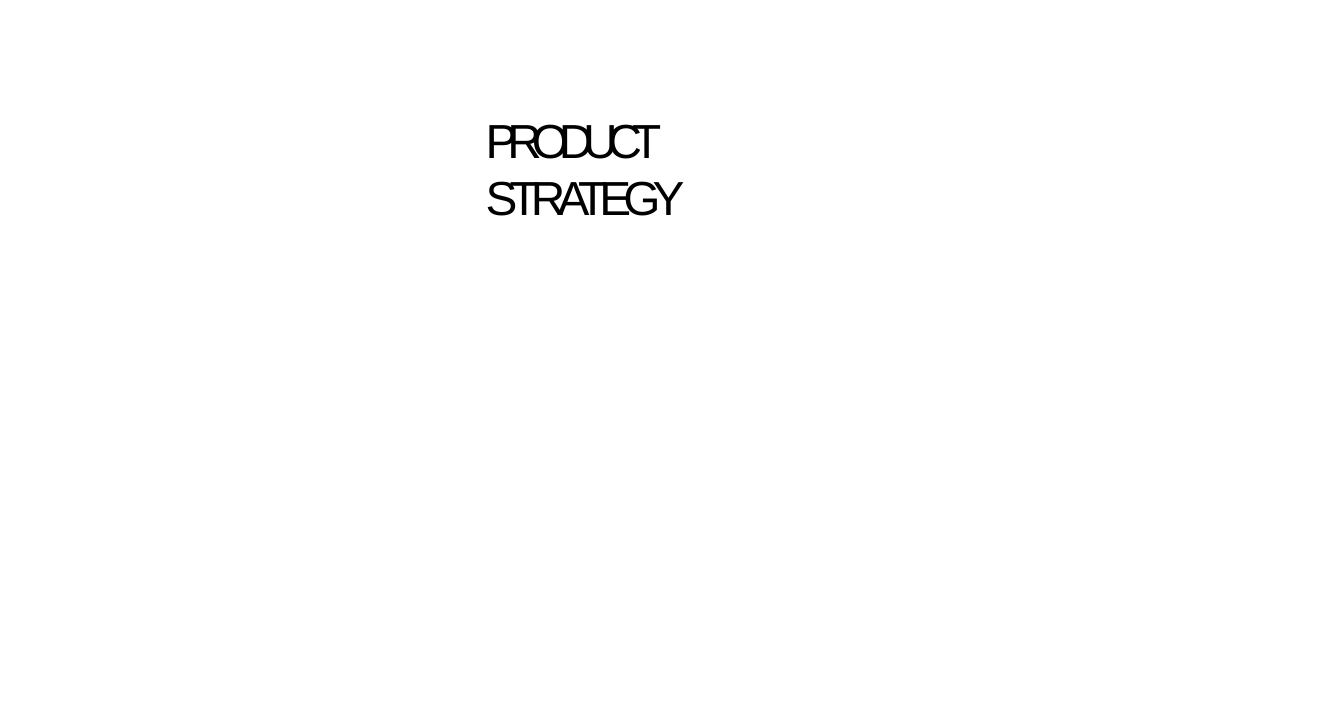
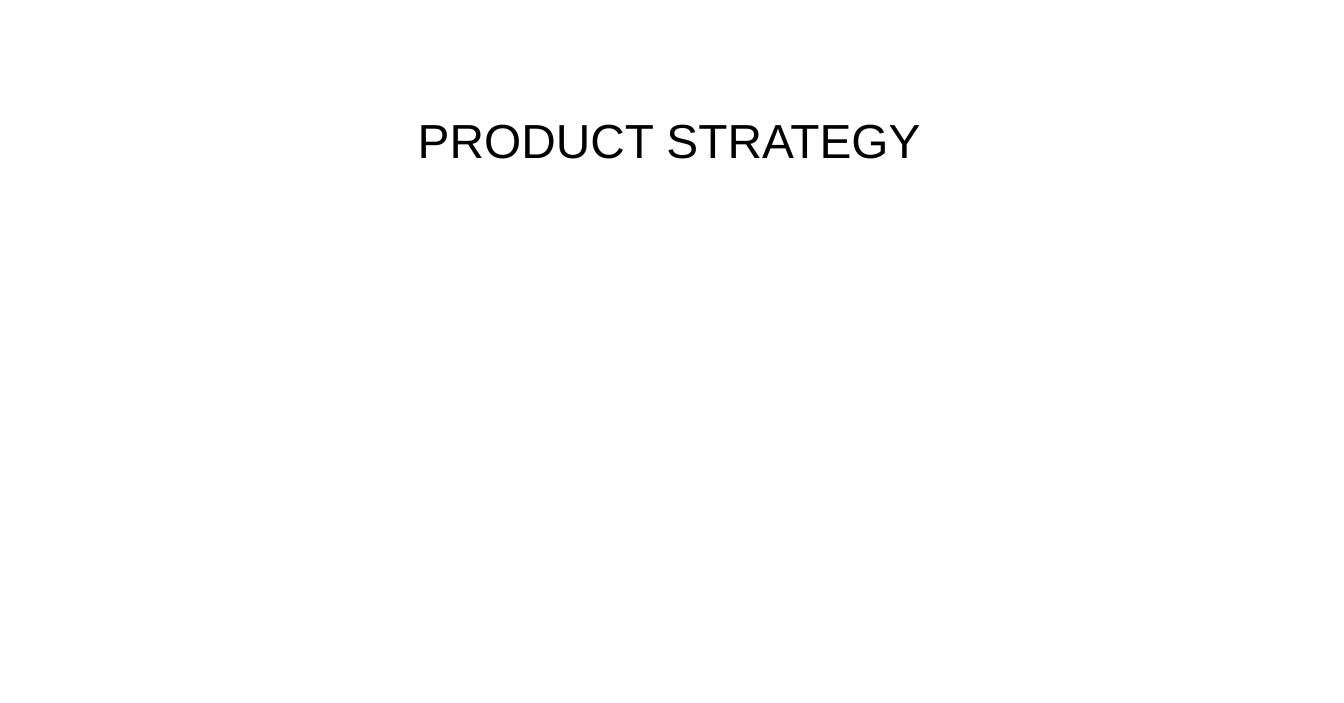
Before and after one commit to ved2pac/ved2pac.github.io, a slide deck: slide 7 of evonik.pptx. Drawn at 1344x703 pixels with LibreOffice and Linux fonts; fonts in the diff are those of the drawing; background and template pictures are left out. Boxes give left, top, right and bottom in pixels: in the first picture for what was removed or moved away, otherwise in the second. Text is boxed around its words. In the diff, an @@ line names an element or a change of style, - is before the commit and + after.

```diff
--- a/evonik.pptx
+++ b/evonik.pptx
@@ title "PRODUCT STRATEGY": place and size @@
-title "PRODUCT STRATEGY" at [486, 124, 685, 216]
+title "PRODUCT STRATEGY" at [418, 124, 920, 159]
@@ title "PRODUCT STRATEGY" at [418, 124, 920, 159]: letter spacing -6.8 to 0 pt in "PRODUCT"; letter spacing -5.3 to 0 pt in "STRATEGY"; alignment left to centre @@
```
Also in this commit, not shown: 6 other slides changed.
